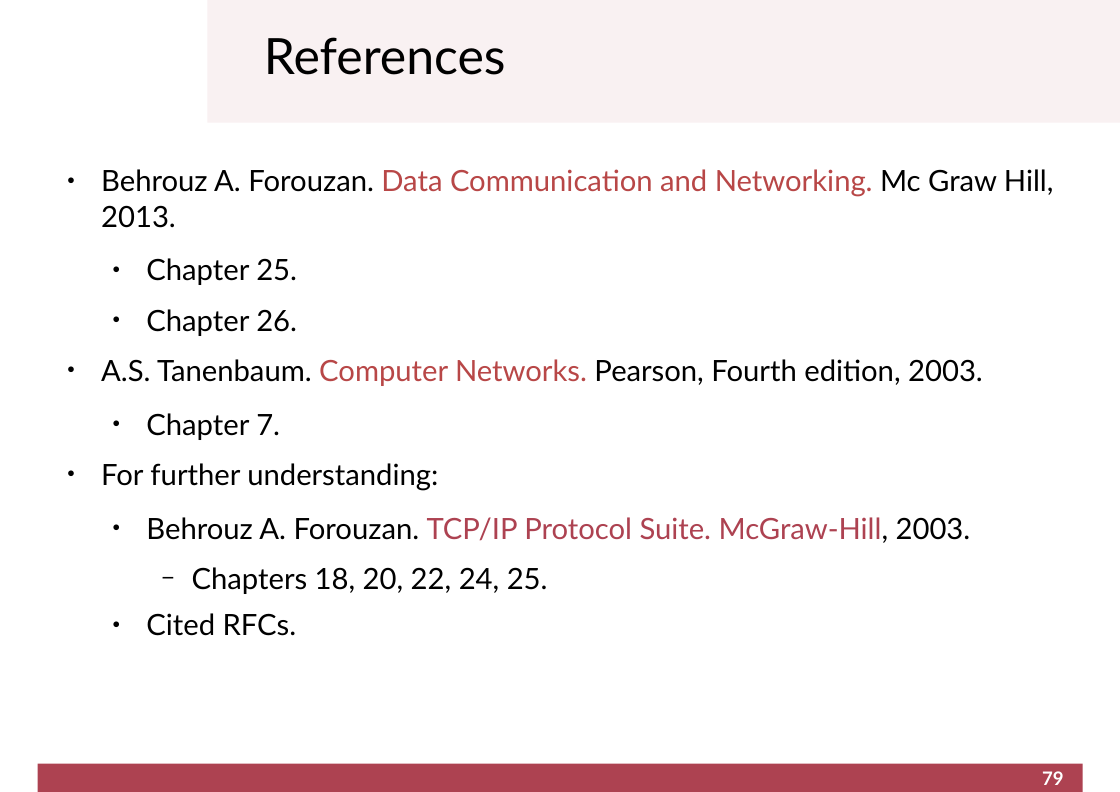
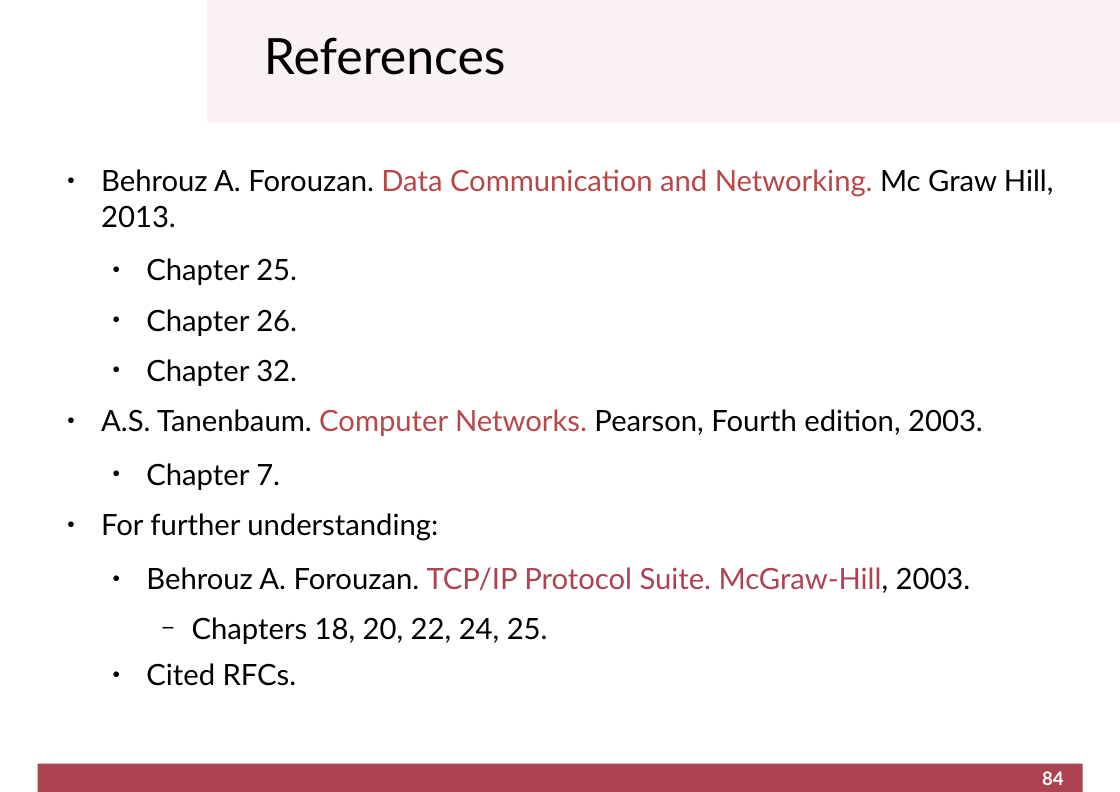
Before and after one commit to cletomartin/redes1, a slide deck: slide 84 of slides/application.odp (slide 79 before the commit). Drawn at 1120x792 pixels with LibreOffice and Linux fonts; fonts in the diff are those of the drawing; background and template pictures are left out. Boxes give left, top, right and bottom in pixels: in the first picture for what was removed or moved away, otherwise in the second. Text is boxed around its words. In the diff, an @@ line names an element or a change of style, - is before the commit and + after.

```diff
--- a/slides/application.odp
+++ b/slides/application.odp
@@ text at [146, 359, 297, 386]: paragraph added @@
+  ● Chapter 32.
@@ page number at [1042, 771, 1064, 785]: text changed @@
-79
+84
```
Also in this commit, not shown: 5 slides added, 1 other file.
